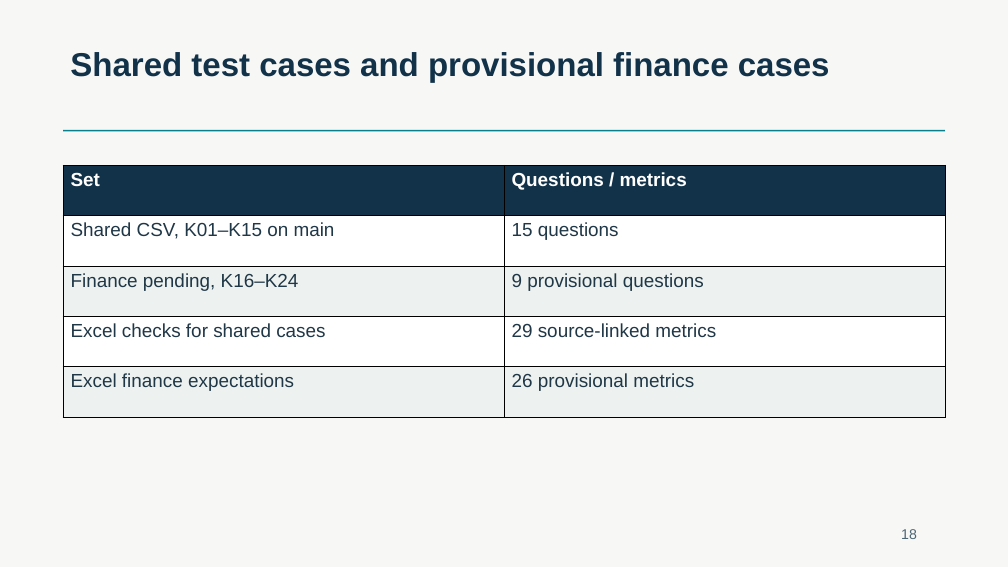
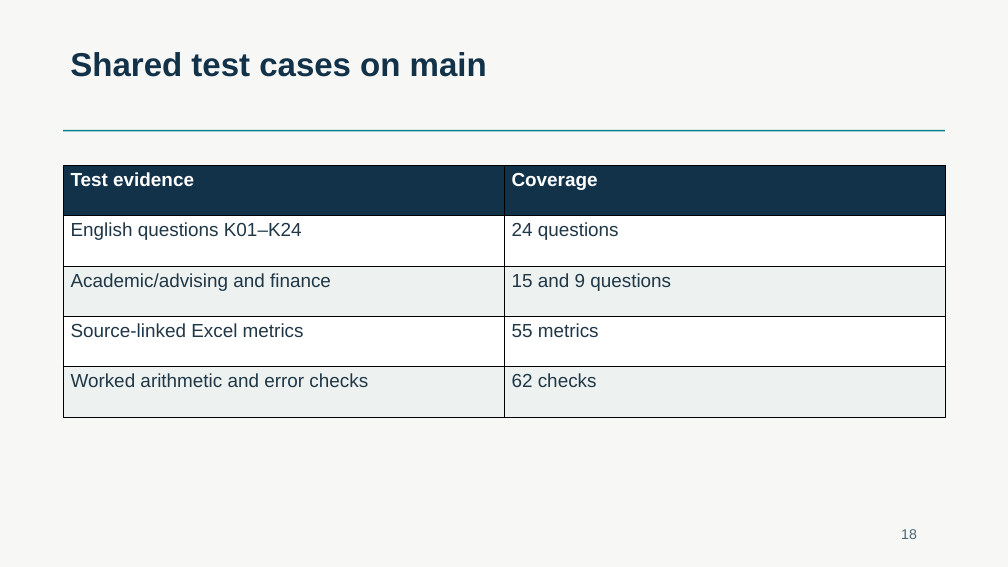
Before and after one commit to HaHiepThanh/mcp-ts, a slide deck: slide 18 of phase2/runs/khoa/MCP-TS-SDK-phase2.pptx. Drawn at 1008x567 pixels with LibreOffice and Linux fonts; fonts in the diff are those of the drawing. Boxes give left, top, right and bottom in pixels: in the first picture for what was removed or moved away, otherwise in the second. Text is boxed around its words. In the diff, an @@ line names an element or a change of style, - is before the commit and + after.

Commit message:
fix(phase2): finish Khoa review on shared finance dataset

```diff
--- a/phase2/runs/khoa/MCP-TS-SDK-phase2.pptx
+++ b/phase2/runs/khoa/MCP-TS-SDK-phase2.pptx
@@ text at [70, 52, 487, 77]: text changed @@
-Shared test cases and provisional finance cases
+Shared test cases on main
@@ table at [63, 166, 944, 417] @@
-row 1, column 1: Set
+row 1, column 1: Test evidence
-row 1, column 2: Questions / metrics
+row 1, column 2: Coverage
-row 2, column 1: Shared CSV, K01–K15 on main
+row 2, column 1: English questions K01–K24
-row 2, column 2: 15 questions
+row 2, column 2: 24 questions
-row 3, column 1: Finance pending, K16–K24
+row 3, column 1: Academic/advising and finance
-row 3, column 2: 9 provisional questions
+row 3, column 2: 15 and 9 questions
-row 4, column 1: Excel checks for shared cases
+row 4, column 1: Source-linked Excel metrics
-row 4, column 2: 29 source-linked metrics
+row 4, column 2: 55 metrics
-row 5, column 1: Excel finance expectations
+row 5, column 1: Worked arithmetic and error checks
-row 5, column 2: 26 provisional metrics
+row 5, column 2: 62 checks
```
Also in this commit, not shown: 12 other slides changed, 25 other files.
